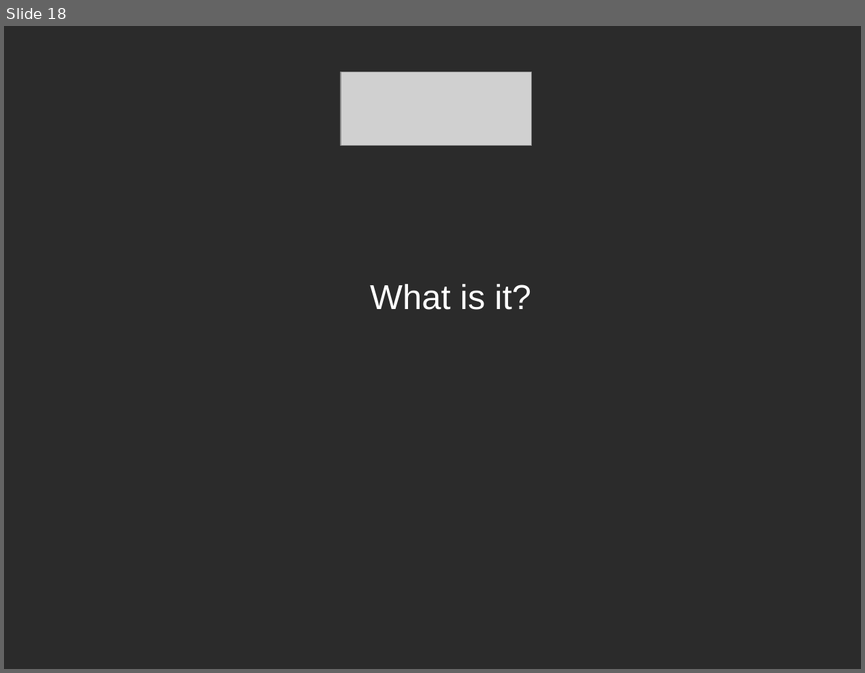
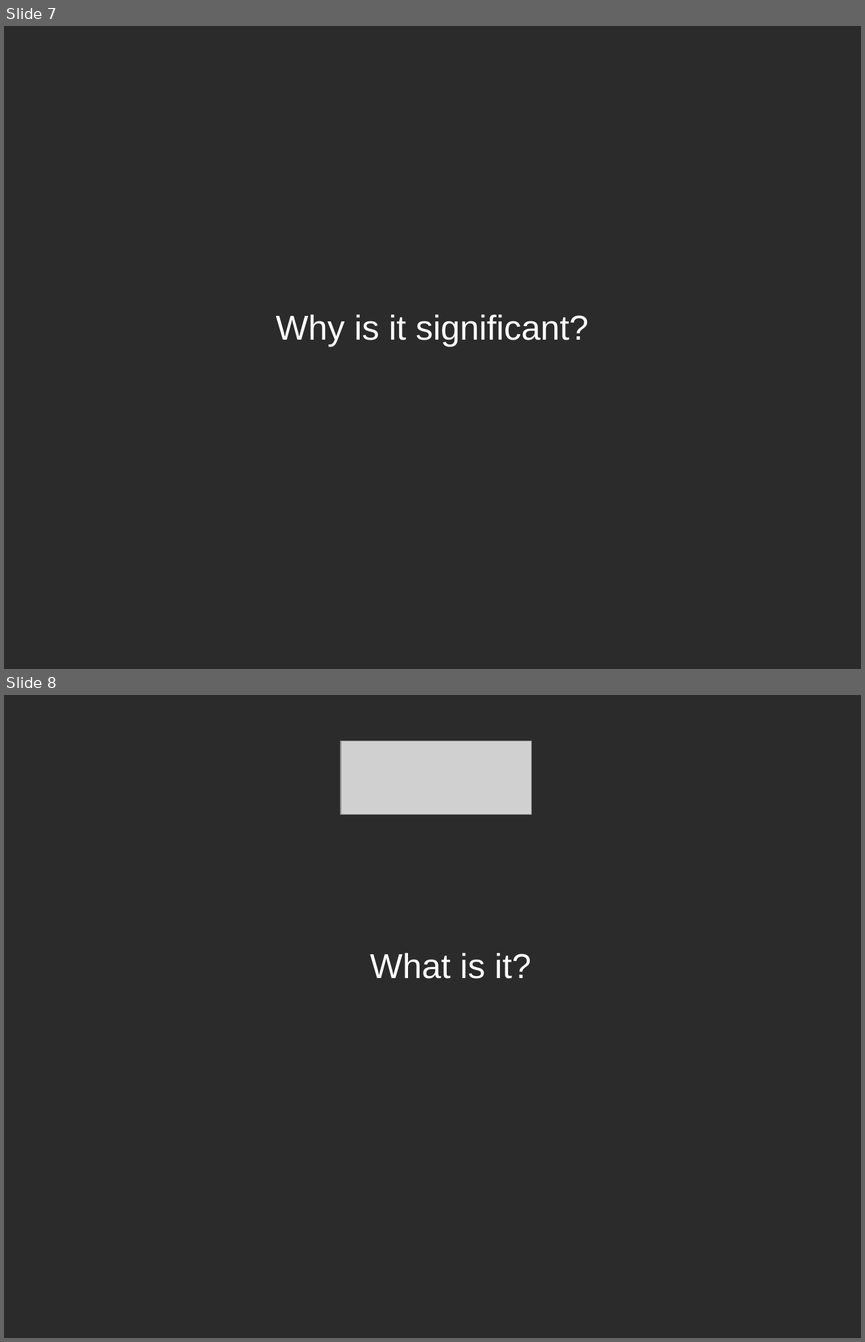
Before and after one commit to ruebot/SuperConference-2011---Cloud-computing, a slide deck: sc-2011-local-clouds.odp. Shown one above the other, each under a label of ours: slide 18 before the commit, slides 7 and 8 after it. The pictures are 865x673 and 865x1342 pixels, drawn with LibreOffice and Linux fonts; fonts in the diff are those of the drawing; grey boxes stand for pictures; background and template pictures are left out; a plain dark background stands for a picture behind light text. Boxes give left, top, right and bottom in pixels: in the first picture for what was removed or moved away, otherwise in the second. Text is boxed around its words. In the diff, an @@ line names an element or a change of style, - is before the commit and + after.

```diff
--- a/sc-2011-local-clouds.odp
+++ b/sc-2011-local-clouds.odp
@@ slide 7 added at (x1=4, y1=26, x2=861, y2=669), background picture (left out) @@
@@ subtitle added at (x1=276, y1=314, x2=588, y2=347), 32 pt, text #FFFFFF @@
+Why is it significant?
@@ what was slide 18 is now slide 8 @@
```
Also in this commit, not shown: 1 other slide added, 1 other file.
